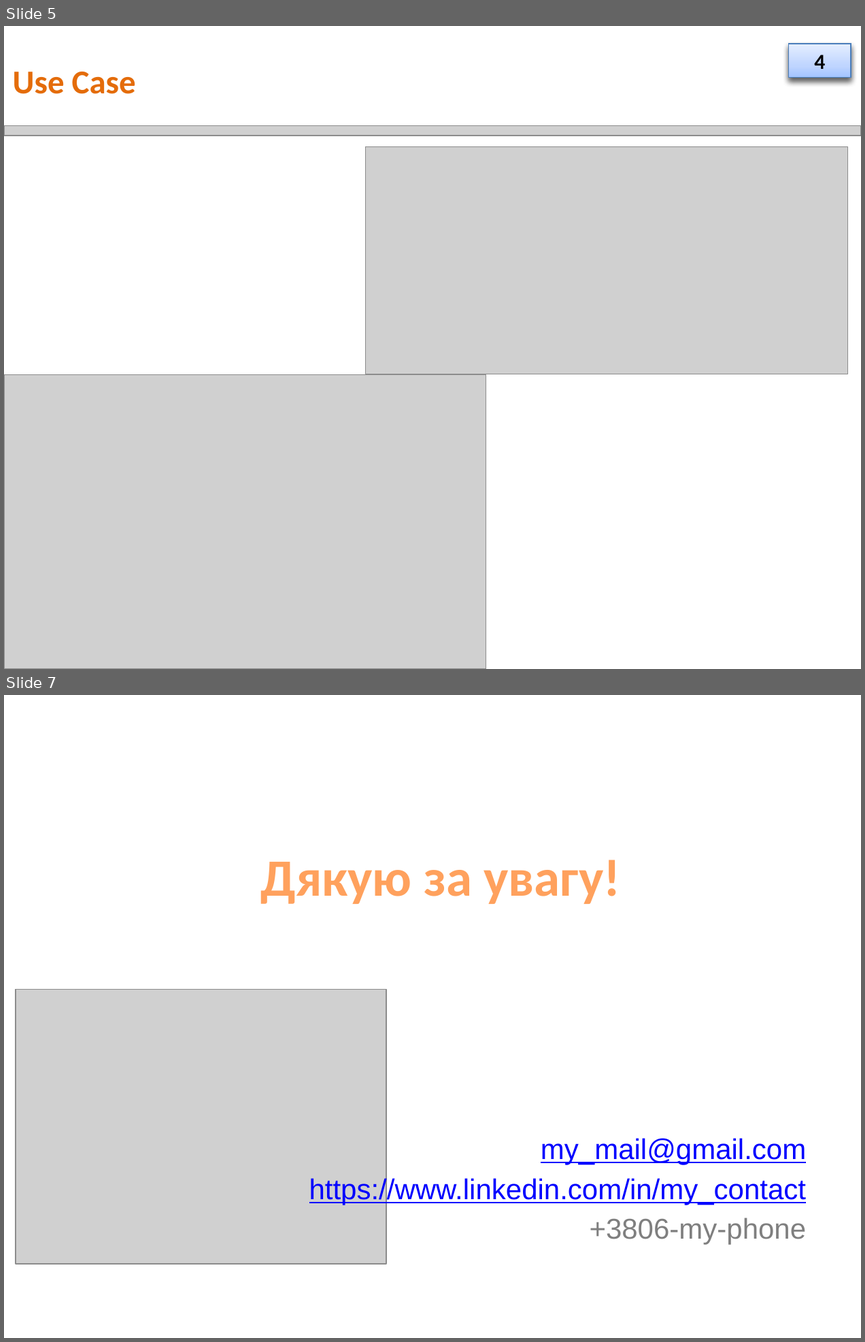
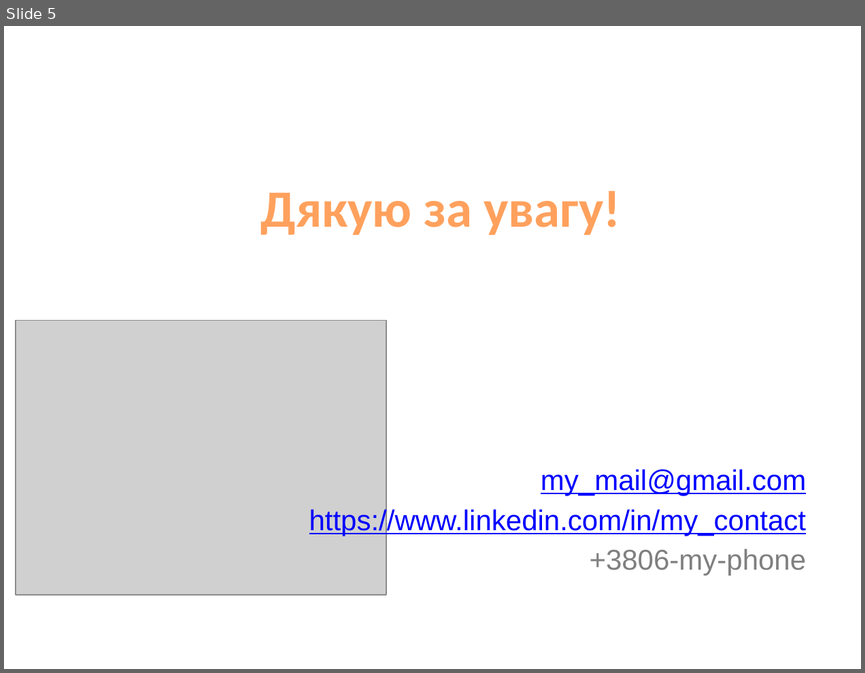
Before and after one commit to SergyMirko/Automation_enterprise_analysis, a slide deck: Презентація.pptx. Shown one above the other, each under a label of ours: slides 5 and 7 before the commit, slide 5 after it; the slides between them are not shown. The pictures are 865x1342 and 865x673 pixels, drawn with LibreOffice and Linux fonts; fonts in the diff are those of the drawing; grey boxes stand for pictures. Boxes give left, top, right and bottom in pixels: in the first picture for what was removed or moved away, otherwise in the second. Text is boxed around its words. In the diff, an @@ line names an element or a change of style, - is before the commit and + after.

```diff
--- a/Презентація.pptx
+++ b/Презентація.pptx
@@ slide 5 removed at [4, 26, 861, 669], background #FFFFFF @@
@@ rectangle removed at [789, 44, 851, 78] @@
-19
@@ rectangle removed at [789, 44, 851, 78] @@
-4
@@ title removed at [13, 72, 136, 94] @@
-Use Case
@@ picture removed at [4, 125, 861, 135] @@
@@ picture removed at [366, 147, 848, 375] @@
@@ picture removed at [4, 375, 486, 669] @@
@@ what was slide 7 is now slide 5 @@
```
Also in this commit, not shown: 3 slides changed, 1 slide added, 2 other slides removed, 1 other file.
